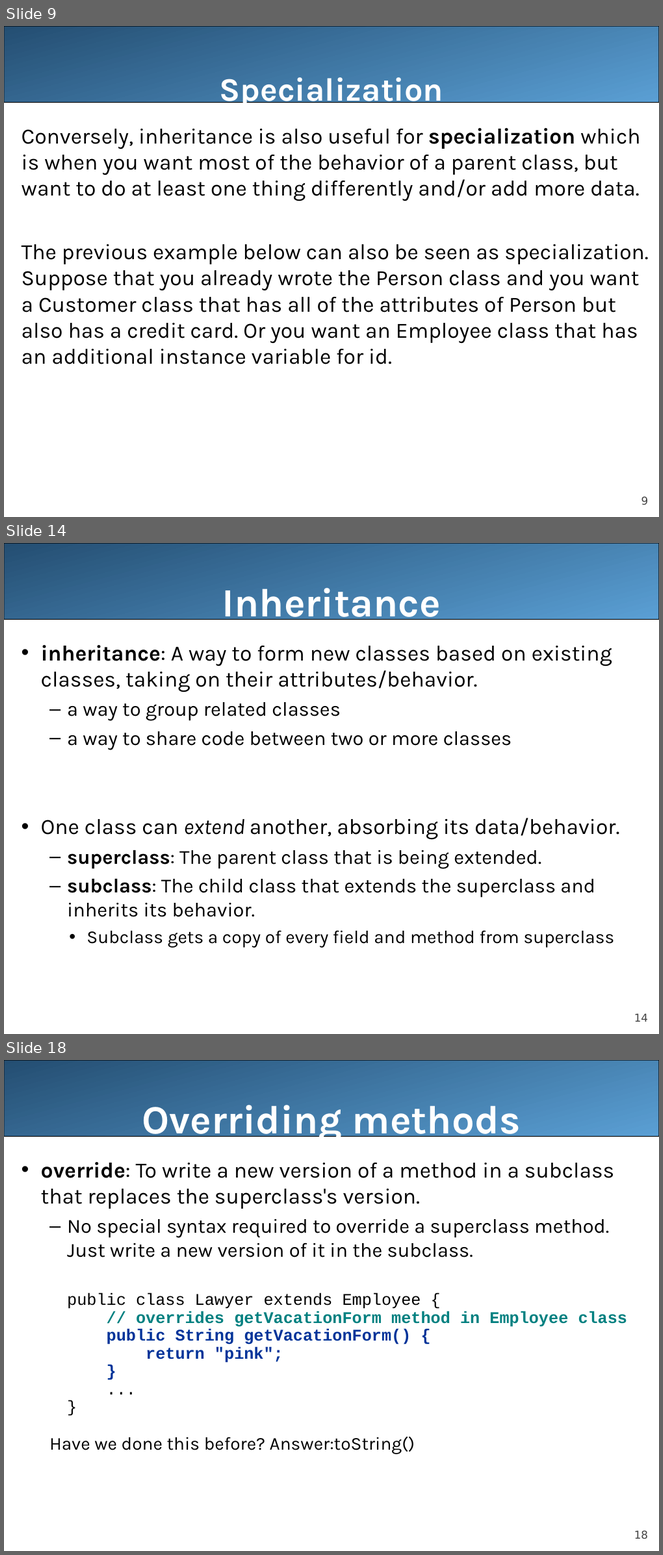
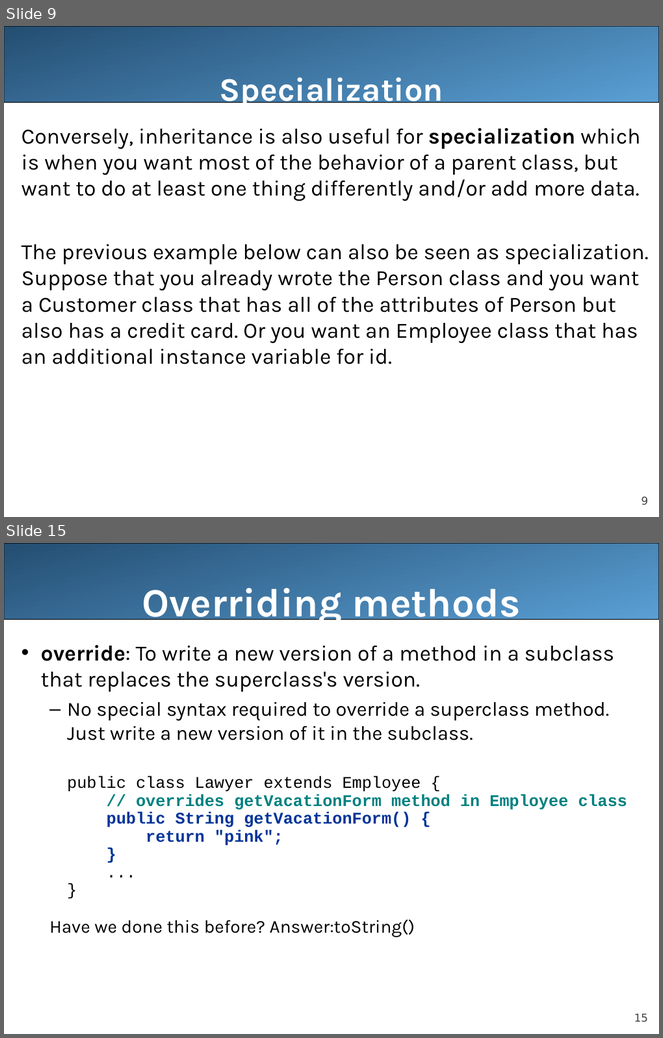
Before and after one commit to LongBaoNguyen/longbaonguyen.github.io, a slide deck: courses/apcsa/lecture21.ppt. Shown one above the other, each under a label of ours: slides 9, 14 and 18 before the commit, slides 9 and 15 after it; the slides between them are not shown. The pictures are 663x1555 and 663x1038 pixels, drawn with LibreOffice and Linux fonts; fonts in the diff are those of the drawing. Boxes give left, top, right and bottom in pixels: in the first picture for what was removed or moved away, otherwise in the second. Text is boxed around its words. In the diff, an @@ line names an element or a change of style, - is before the commit and + after.

```diff
--- a/courses/apcsa/lecture21.ppt
+++ b/courses/apcsa/lecture21.ppt
@@ slide 14 removed at [4,543,659,1034], background #FFFFFF; not listed: 2 template elements that a slide beside it also shows @@
@@ title removed at [222,588,441,626] @@
-Inheritance
@@ text removed at [41,645,620,948] @@
-• inheritance: A way to form new classes based on existing classes, taking on their attributes/behavior.
-  – a way to group related classes
-  – a way to share code between two or more classes
-• One class can extend another, absorbing its data/behavior.
-  – superclass: The parent class that is being extended.
-  – subclass: The child class that extends the superclass and inherits its behavior.
-    • Subclass gets a copy of every field and method from superclass
@@ what was slide 18 is now slide 15 @@
@@ page number at [634,1014,648,1022]: text changed @@
-18
+15
```
Also in this commit, not shown: 2 slides changed, 3 slides added, 5 other slides removed, 4 other files.
